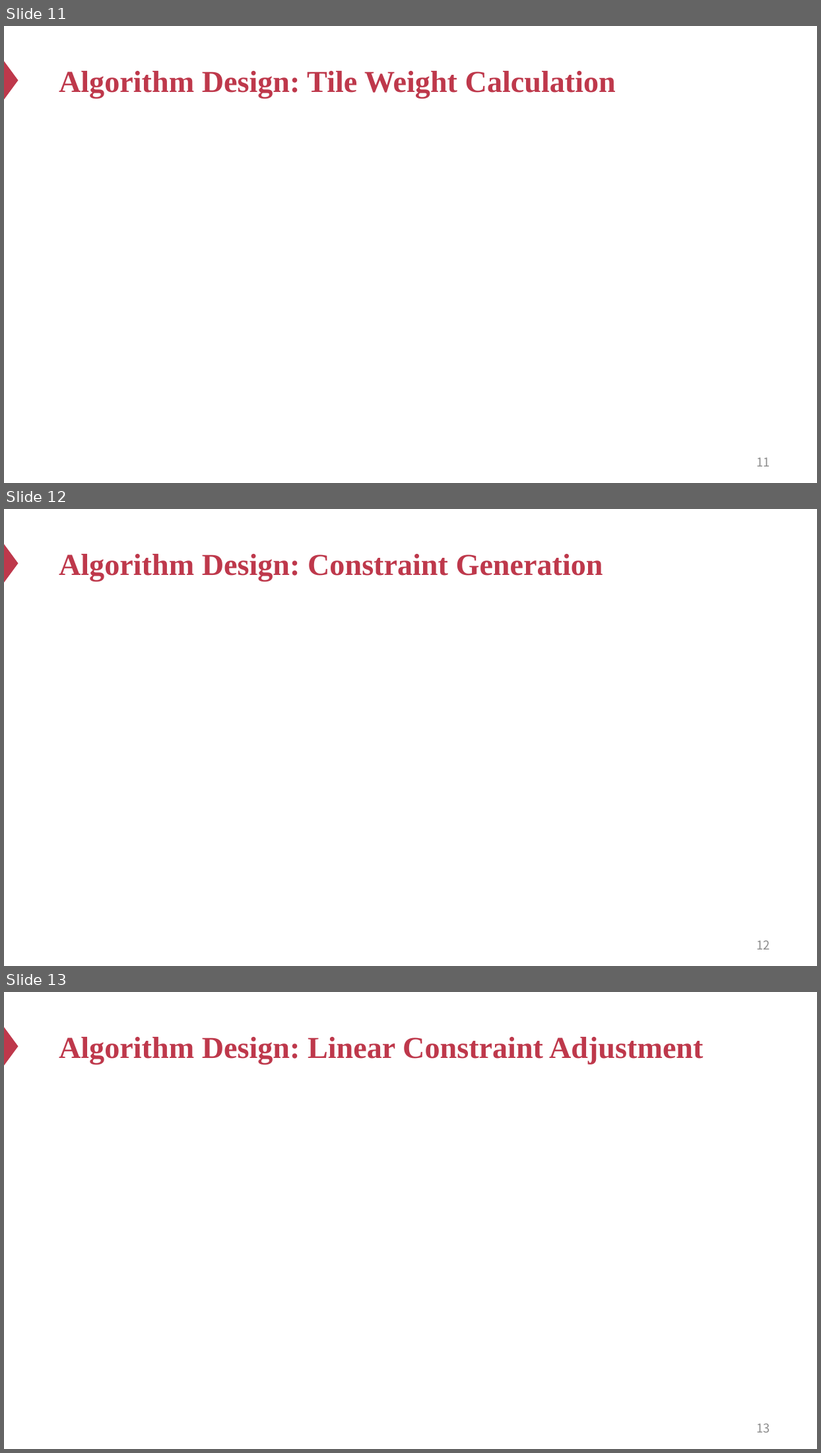
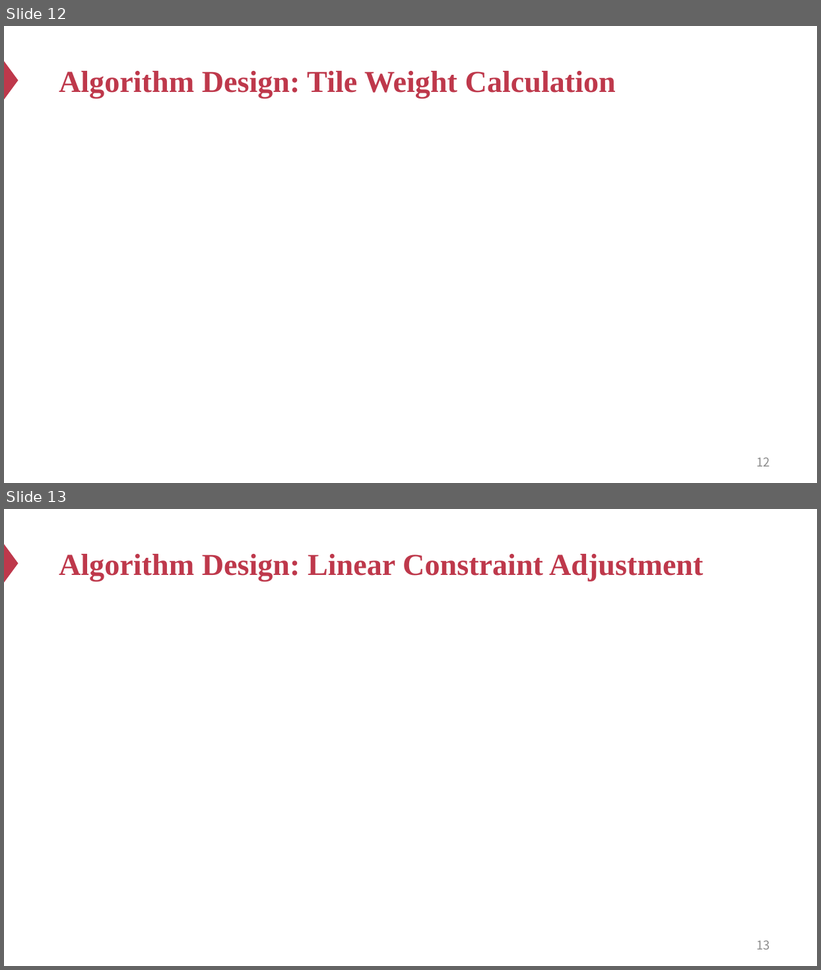
Before and after one commit to Ash1sc/R1CS-normal-form-generator, a slide deck: meeting_docs/PRDC/ppt.pptx. Shown one above the other, each under a label of ours: slides 11, 12 and 13 before the commit, slides 12 and 13 after it. The pictures are 821x1453 and 821x970 pixels, drawn with LibreOffice and Linux fonts; fonts in the diff are those of the drawing; grey boxes stand for pictures. Boxes give left, top, right and bottom in pixels: in the first picture for what was removed or moved away, otherwise in the second. Text is boxed around its words. In the diff, an @@ line names an element or a change of style, - is before the commit and + after.

```diff
--- a/meeting_docs/PRDC/ppt.pptx
+++ b/meeting_docs/PRDC/ppt.pptx
@@ slide 12 removed at bbox=[4, 509, 817, 966], background #FFFFFF; not listed: 1 template element that a slide beside it also shows @@
@@ title removed at bbox=[59, 554, 603, 582] @@
-Algorithm Design: Constraint Generation
@@ page number removed at bbox=[757, 941, 770, 950] @@
-12
@@ what was slide 11 is now slide 12 @@
@@ page number at bbox=[757, 458, 770, 467]: text changed @@
-11
+12
```
Also in this commit, not shown: 2 slides changed, 1 slide added, 1 other file.
